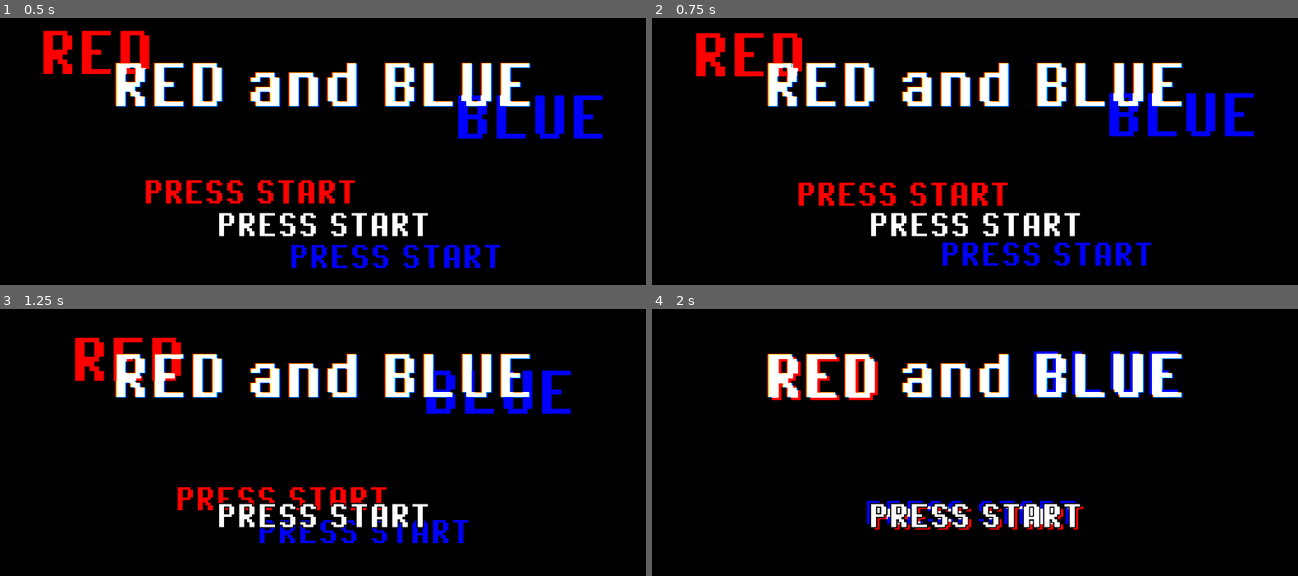
Above: before the commit, frames 1-4 (two rows, left to right).
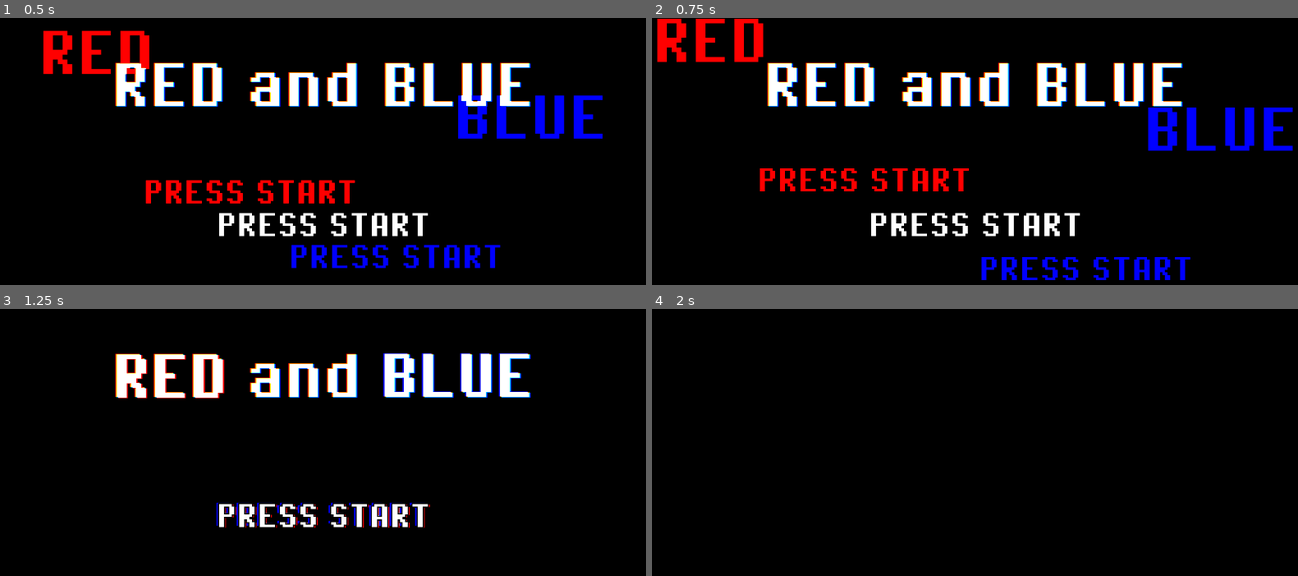
Above: after the commit, the same moments.

Repository: thetntm/Red-and-Blue
Game: Godot game, scene res://title_screen.tscn
Same seed, same stepped clock (60 frames per second), same inputs: the game is played once before the commit and once after it.
Inputs:
- Up to frame 1 (0.5 s): no input
- Up to frame 2 (0.75 s): tap Enter at 0.5 s; hold Right (Right) from 0.53 s (still down); tap Shift (Shift) at 0.6 s
- Up to frame 3 (1.25 s): keep holding Right (Right); tap Space (Jump) at 0.77 s
- Up to frame 4 (2 s): keep holding Right (Right); tap Enter at 1.25 s; tap Shift (Shift) at 1.35 s; tap Space (Jump) at 1.52 s

Frame 1 is identical in both runs. In frame 2, 9.3% of the frame differs, in the area x 0-100%, y 0-99%; in frame 3, 6.2%; in frame 4, 8.9%.

Commit message:
ADDED EVERY POSSIBLE INPUT YOU COULD EVER THINK COUNTS AS "START"

Diff:
--- a/project.godot
+++ b/project.godot
@@ -72,6 +72,12 @@
 , Object(InputEventJoypadButton,"resource_local_to_scene":false,"resource_name":"","device":-1,"button_index":1,"pressure":0.0,"pressed":true,"script":null)
 , Object(InputEventJoypadButton,"resource_local_to_scene":false,"resource_name":"","device":-1,"button_index":2,"pressure":0.0,"pressed":true,"script":null)
 , Object(InputEventJoypadButton,"resource_local_to_scene":false,"resource_name":"","device":-1,"button_index":3,"pressure":0.0,"pressed":true,"script":null)
+, Object(InputEventKey,"resource_local_to_scene":false,"resource_name":"","device":-1,"window_id":0,"alt_pressed":false,"shift_pressed":false,"ctrl_pressed":false,"meta_pressed":false,"pressed":false,"keycode":0,"physical_keycode":4194309,"key_label":0,"unicode":0,"echo":false,"script":null)
+, Object(InputEventKey,"resource_local_to_scene":false,"resource_name":"","device":-1,"window_id":0,"alt_pressed":false,"shift_pressed":false,"ctrl_pressed":false,"meta_pressed":false,"pressed":false,"keycode":0,"physical_keycode":4194310,"key_label":0,"unicode":0,"echo":false,"script":null)
+, Object(InputEventKey,"resource_local_to_scene":false,"resource_name":"","device":-1,"window_id":0,"alt_pressed":false,"shift_pressed":false,"ctrl_pressed":false,"meta_pressed":false,"pressed":false,"keycode":0,"physical_keycode":4194306,"key_label":0,"unicode":0,"echo":false,"script":null)
+, Object(InputEventKey,"resource_local_to_scene":false,"resource_name":"","device":-1,"window_id":0,"alt_pressed":false,"shift_pressed":false,"ctrl_pressed":false,"meta_pressed":false,"pressed":false,"keycode":0,"physical_keycode":4194325,"key_label":0,"unicode":0,"echo":false,"script":null)
+, Object(InputEventKey,"resource_local_to_scene":false,"resource_name":"","device":-1,"window_id":0,"alt_pressed":false,"shift_pressed":false,"ctrl_pressed":false,"meta_pressed":false,"pressed":false,"keycode":0,"physical_keycode":4194325,"key_label":0,"unicode":0,"echo":false,"script":null)
+, Object(InputEventKey,"resource_local_to_scene":false,"resource_name":"","device":-1,"window_id":0,"alt_pressed":false,"shift_pressed":false,"ctrl_pressed":false,"meta_pressed":false,"pressed":false,"keycode":0,"physical_keycode":4194438,"key_label":0,"unicode":48,"echo":false,"script":null)
 ]
 }
 
